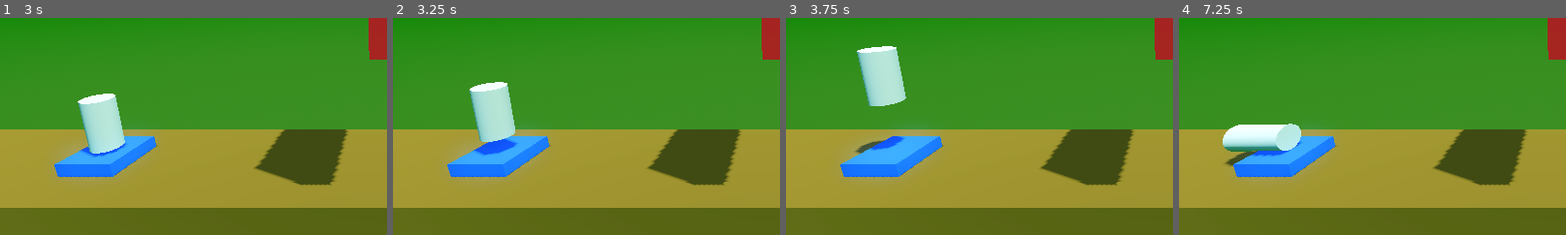
Above: before the commit, frames 1-4 (left to right).
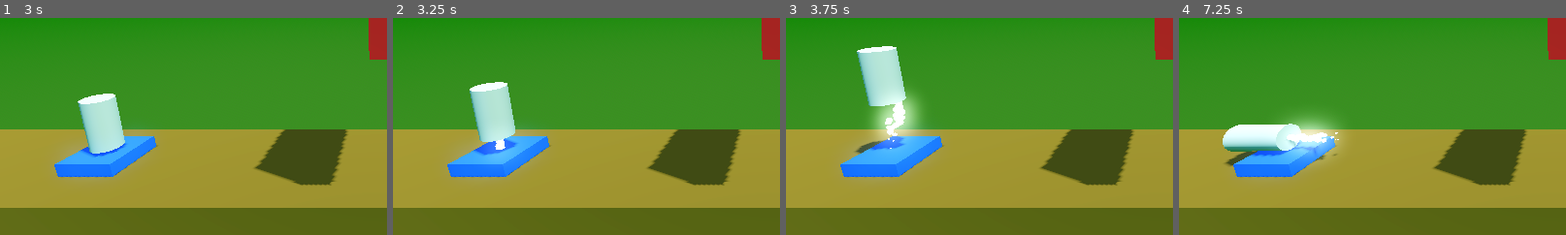
Above: after the commit, the same moments.

Repository: MateuszKosowski/Rocket-Game
Game: Godot game, scene res://scenes/lvl/level_1.tscn
Two runs of this game, one before a commit and one after it. Both use one fixed random seed, a clock stepped at 60 frames per second and the inputs below.
Inputs:
- Up to frame 1 (3 s): tap Enter at 0.5, 2 s; hold D (Right) 0.53-1.28 s; tap Space at 1.25, 2.75 s; hold A (Left) 1.28-2.03 s; hold D (Right) 2.03-2.78 s; hold W (Up) from 2.78 s (still down)
- Up to frame 2 (3.25 s): keep holding W (Up)
- Up to frame 3 (3.75 s): release W (Up) at 3.53 s; hold A (Left) from 3.53 s (still down)
- Up to frame 4 (7.25 s): tap Enter at 5.75 s; release A (Left) at 5.78 s; hold D (Right) 5.78-6.53 s; tap Space at 6.5 s; hold W (Up) from 6.53 s (still down)
The pictures show only the part of the screen within x 0-50%, y 42-92%; the shares and areas given below are measured in that part.

Frame 1 is identical in both runs. In frame 2, 0.4% of the frame differs, in the area x 24-31%, y 55-65%; in frame 3, 2.6%, in the area x 21-36%, y 33-61%; in frame 4, 2.5%.

Commit message:
Add engine praticles

Diff:
--- /dev/null
+++ b/particles/booster_particles.tscn
@@ -0,0 +1,36 @@
+[gd_scene load_steps=6 format=3 uid="uid://ux6ivcx1ovdp"]
+
+[sub_resource type="Curve" id="Curve_w7ove"]
+_data = [Vector2(0, 1), 0.0, 1.40451, 0, 0, Vector2(1, 0), -2.21649, 0.0, 0, 0]
+point_count = 2
+
+[sub_resource type="CurveTexture" id="CurveTexture_0capg"]
+curve = SubResource("Curve_w7ove")
+
+[sub_resource type="ParticleProcessMaterial" id="ParticleProcessMaterial_fgg2i"]
+direction = Vector3(0, -1, 0)
+spread = 15.0
+initial_velocity_min = 2.0
+initial_velocity_max = 4.0
+gravity = Vector3(0, 0, 0)
+damping_min = 9.0
+damping_max = 9.0
+scale_curve = SubResource("CurveTexture_0capg")
+
+[sub_resource type="StandardMaterial3D" id="StandardMaterial3D_6pwbh"]
+emission_enabled = true
+emission = Color(1, 1, 1, 1)
+emission_energy_multiplier = 2.0
+
+[sub_resource type="SphereMesh" id="SphereMesh_atjxn"]
+material = SubResource("StandardMaterial3D_6pwbh")
+radius = 0.1
+height = 0.2
+radial_segments = 32
+rings = 16
+
+[node name="BoosterParticles" type="GPUParticles3D"]
+amount = 32
+lifetime = 0.5
+process_material = SubResource("ParticleProcessMaterial_fgg2i")
+draw_pass_1 = SubResource("SphereMesh_atjxn")
--- a/scenes/player/Player.gd
+++ b/scenes/player/Player.gd
@@ -10,6 +10,9 @@
 @onready var explosion_audio: AudioStreamPlayer = $ExplosionAudio
 @onready var win_audio: AudioStreamPlayer = $WinAudio
 @onready var fly_audio: AudioStreamPlayer3D = $FlyAudio
+@onready var engine_particles: GPUParticles3D = $MainBooster
+@onready var right_engine_particles: GPUParticles3D = $RightBooster
+@onready var left_engine_particles: GPUParticles3D = $LeftBooster
 
 # Called every frame. 'delta' is the elapsed time since the previous frame.
 func _process(delta: float) -> void:
@@ -19,17 +22,28 @@
 		apply_central_force(basis.y * delta * thrust)
 		if fly_audio.playing == false:
 			fly_audio.play()
-
+		engine_particles.emitting = true
 	else:
 		fly_audio.stop()
+		engine_particles.emitting = false
 
 	if Input.is_action_pressed("Left"):
 		# moment obrotowty
 		apply_torque(Vector3(0.0,0.0,torque_thrust * delta))
+		right_engine_particles.emitting = true
+	else:
+		right_engine_particles.emitting = false
 
 	if Input.is_action_pressed("Right"):
 		apply_torque(Vector3(0.0,0.0,torque_thrust * (-delta)))
+		left_engine_particles.emitting = true
+	else:
+		left_engine_particles.emitting = false
 
+func turn_off_booster() -> void:
+	engine_particles.emitting = false
+	left_engine_particles.emitting = false
+	right_engine_particles.emitting = false
 
 func _on_body_entered(body: Node) -> void:
 	if is_transitioning == false:
@@ -40,10 +54,11 @@
 			rocket_crash()
 
 func rocket_crash() -> void:
-	print("BOOOM!")
 	explosion_audio.play()
 	if fly_audio.playing == true:
 		fly_audio.stop()
+
+	turn_off_booster()
 
 	#Disables the fun _process
 	set_process(false)
@@ -54,11 +69,14 @@
 	tween.tween_callback(get_tree().reload_current_scene)
 
 func complete_lvl(next_level: String) -> void:
-	print("You win")
 	win_audio.play()
 	if fly_audio.playing == true:
 		fly_audio.stop()
+
+	turn_off_booster()
+
 	is_transitioning = true
+
 	var tween = create_tween()
 	tween.tween_interval(1.5)
 	tween.tween_callback(get_tree().change_scene_to_file.bind(next_level))
--- a/scenes/player/player.tscn
+++ b/scenes/player/player.tscn
@@ -1,9 +1,10 @@
-[gd_scene load_steps=7 format=3 uid="uid://cvkq7p6rvm1wm"]
+[gd_scene load_steps=8 format=3 uid="uid://cvkq7p6rvm1wm"]
 
 [ext_resource type="Script" path="res://scenes/player/Player.gd" id="1_aphc5"]
 [ext_resource type="AudioStream" uid="uid://ctlxbd6ipi53o" path="res://sounds/SFX - Death Explosion.ogg" id="2_cpkfe"]
 [ext_resource type="AudioStream" uid="uid://lxikh624fw3a" path="res://sounds/SFX - Success.ogg" id="3_b5363"]
 [ext_resource type="AudioStream" uid="uid://d04oqrwikv0pn" path="res://sounds/SFX - Main engine thrust.ogg" id="4_8oo0i"]
+[ext_resource type="PackedScene" uid="uid://ux6ivcx1ovdp" path="res://particles/booster_particles.tscn" id="5_bvqwc"]
 
 [sub_resource type="CylinderShape3D" id="CylinderShape3D_fgad4"]
 
@@ -36,4 +37,13 @@
 [node name="FlyAudio" type="AudioStreamPlayer3D" parent="."]
 stream = ExtResource("4_8oo0i")
 
+[node name="MainBooster" parent="." instance=ExtResource("5_bvqwc")]
+transform = Transform3D(1, 0, 0, 0, 1, 0, 0, 0, 1, 0, -1, 0)
+
+[node name="RightBooster" parent="." instance=ExtResource("5_bvqwc")]
+transform = Transform3D(1, 0, 0, 0, 1, 0, 0, 0, 1, 0.4, -1, 0)
+
+[node name="LeftBooster" parent="." instance=ExtResource("5_bvqwc")]
+transform = Transform3D(1, 0, 0, 0, 1, 0, 0, 0, 1, -0.4, -1, 0)
+
 [connection signal="body_entered" from="." to="." method="_on_body_entered"]
